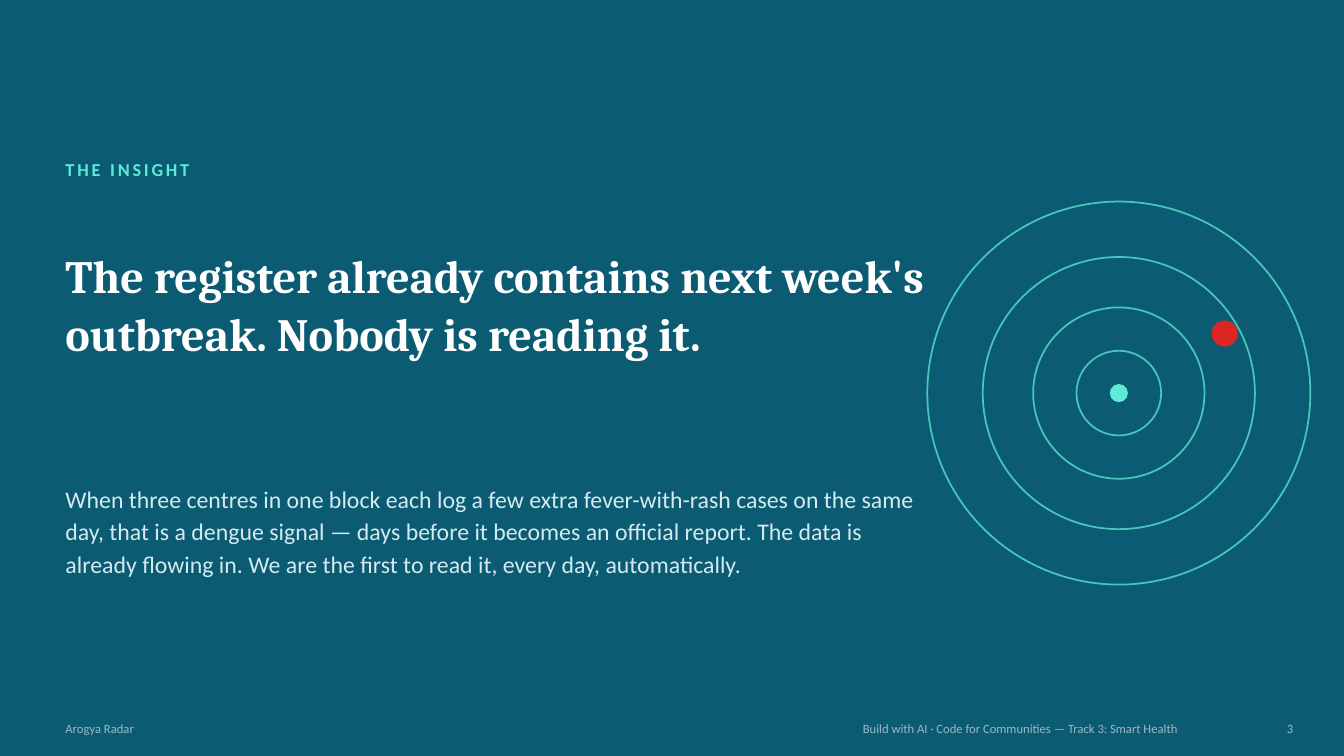
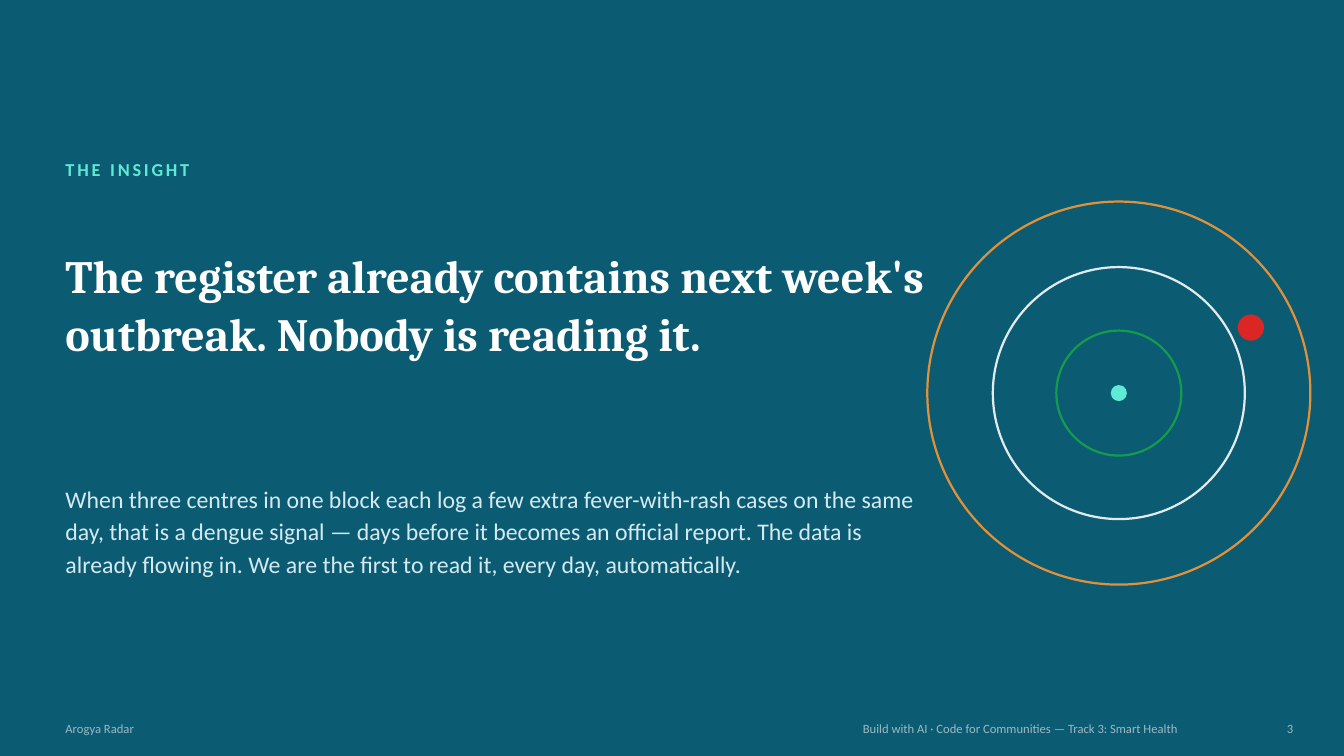
Before and after one commit to PureGenius369/arogya-radar, a slide deck: slide 3 of pitch/Arogya-Radar-Pitch.pptx. Drawn at 1344x756 pixels with LibreOffice and Linux fonts; fonts in the diff are those of the drawing. Boxes give left, top, right and bottom in pixels: in the first picture for what was removed or moved away, otherwise in the second. Text is boxed around its words. In the diff, an @@ line names an element or a change of style, - is before the commit and + after.

```diff
--- a/pitch/Arogya-Radar-Pitch.pptx
+++ b/pitch/Arogya-Radar-Pitch.pptx
@@ ellipse at <box>928,202,1311,585</box>: outline #5EEAD4 1.25 pt to #FF9933 1.6 pt @@
@@ ellipse: place and size @@
-ellipse at <box>983,257,1255,529</box>
+ellipse at <box>993,267,1245,519</box>
@@ ellipse at <box>993,267,1245,519</box>: outline #5EEAD4 1.25 pt to #FFFFFF 1.6 pt @@
@@ ellipse: place and size @@
-ellipse at <box>1212,321,1238,347</box>
+ellipse at <box>1238,315,1264,341</box>
@@ ellipse: place and size @@
-ellipse at <box>1033,308,1205,479</box>
+ellipse at <box>1057,331,1182,456</box>
@@ ellipse at <box>1057,331,1182,456</box>: outline #5EEAD4 1.25 pt to #17A34A 1.6 pt @@
@@ ellipse removed at <box>1077,351,1162,436</box> @@
```
Also in this commit, not shown: 2 other slides changed.
